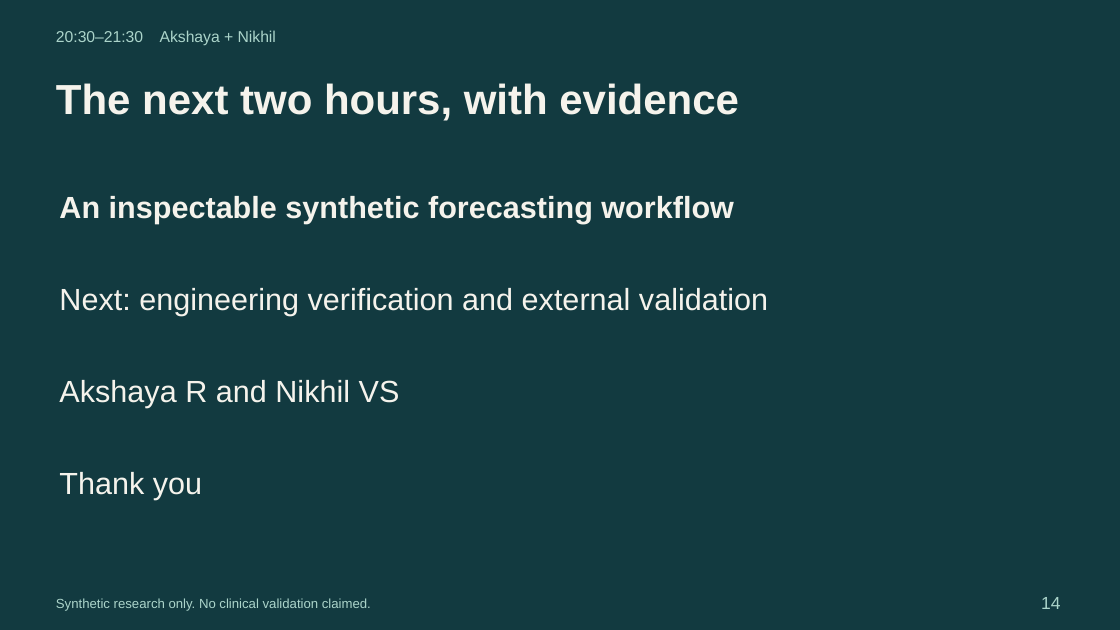
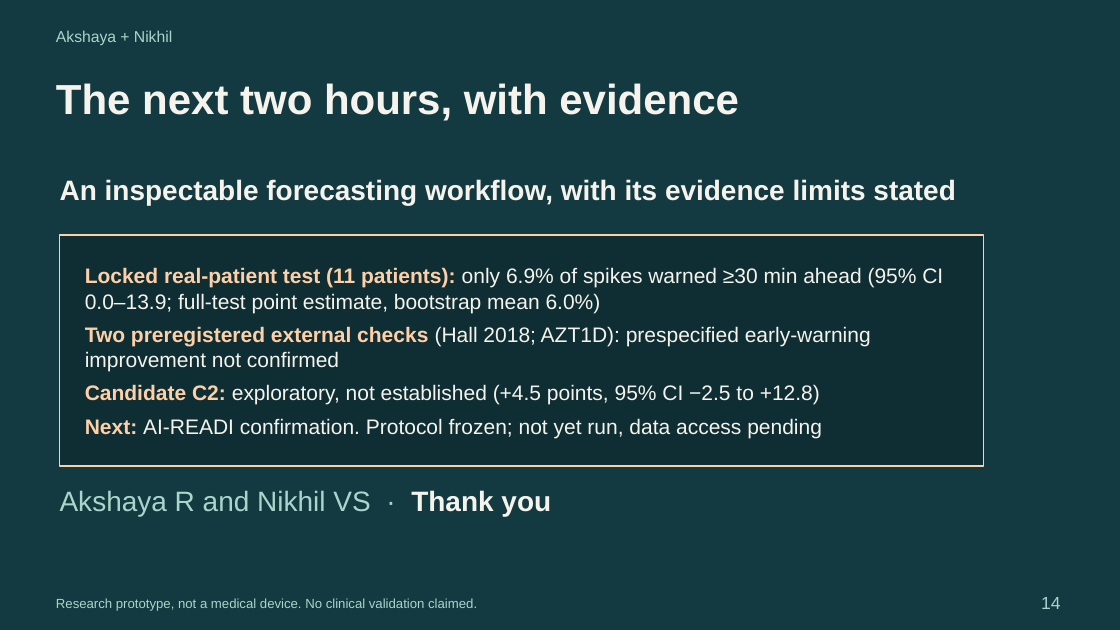
Before and after one commit to AkshayAlgoX/T2D-Glucose-Digital-Twin, a slide deck: slide 14 of docs/presentation/presentation.pptx. Drawn at 1120x630 pixels with LibreOffice and Linux fonts; fonts in the diff are those of the drawing. Boxes give left, top, right and bottom in pixels: in the first picture for what was removed or moved away, otherwise in the second. Text is boxed around its words. In the diff, an @@ line names an element or a change of style, - is before the commit and + after.

```diff
--- a/docs/presentation/presentation.pptx
+++ b/docs/presentation/presentation.pptx
@@ text at [56,30,172,45]: text changed @@
-20:30–21:30 Akshaya + Nikhil
+Akshaya + Nikhil
@@ text at [60,179,955,205]: text changed; size 26.2 to 24 pt @@
-An inspectable synthetic forecasting workflow
+An inspectable forecasting workflow, with its evidence limits stated
@@ rectangle added at [60,235,984,466], fill #0E2E33, outline #FFD0A8 1.5 pt, 18 pt, text #F5F3EC @@
+Locked real-patient test (11 patients): only 6.9% of spikes warned ≥30 min ahead (95% CI 0.0–13.9; full-test point estimate, bootstrap mean 6.0%)
+Two preregistered external checks (Hall 2018; AZT1D): prespecified early-warning improvement not confirmed
+Candidate C2: exploratory, not established (+4.5 points, 95% CI −2.5 to +12.8)
+Next: AI-READI confirmation. Protocol frozen; not yet run, data access pending
@@ text removed at [59,288,768,316] @@
-Next: engineering verification and external validation
@@ text removed at [59,472,202,500] @@
-Thank you
@@ text at [60,490,551,516]: text changed; size 26.2 to 24 pt; text colour #F5F3EC to #ABD4CA @@
-Akshaya R and Nikhil VS
+Akshaya R and Nikhil VS · Thank you
@@ text at [56,598,477,611]: text changed @@
-Synthetic research only. No clinical validation claimed.
+Research prototype, not a medical device. No clinical validation claimed.
```
Also in this commit, not shown: 13 other slides changed, 5 other files.
